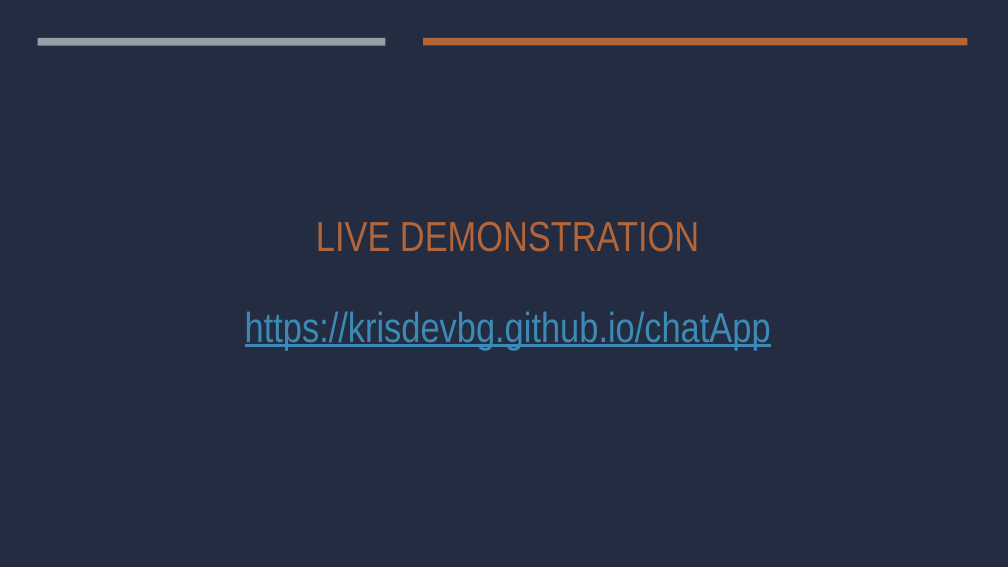
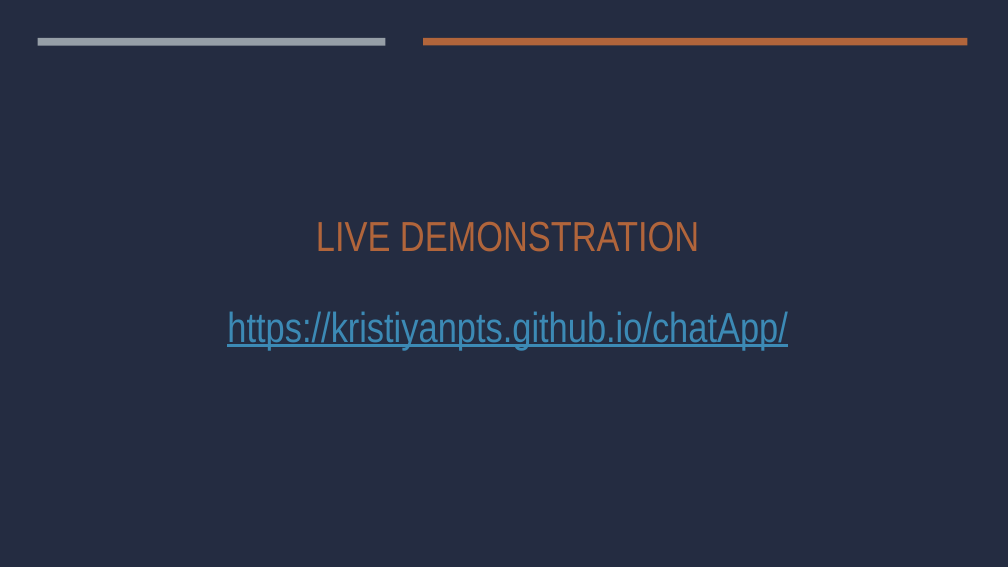
Before and after one commit to kristiyanpts/chatApp, a slide deck: slide 13 of JavaScript Chat Application.pptx (slide 12 before the commit). Drawn at 1008x567 pixels with LibreOffice and Linux fonts; fonts in the diff are those of the drawing. Boxes give left, top, right and bottom in pixels: in the first picture for what was removed or moved away, otherwise in the second. Text is boxed around its words. In the diff, an @@ line names an element or a change of style, - is before the commit and + after.

Commit message:
chat update

```diff
--- a/JavaScript Chat Application.pptx
+++ b/JavaScript Chat Application.pptx
@@ title at box(227, 221, 787, 350): text changed @@
-LIVE DEMONSTRATION
-https://krisdevbg.github.io/chatApp
+LIVE DEMONSTRATION
+https://kristiyanpts.github.io/chatApp/
```
Also in this commit, not shown: 4 other slides changed, 1 slide added, 3 other files.
